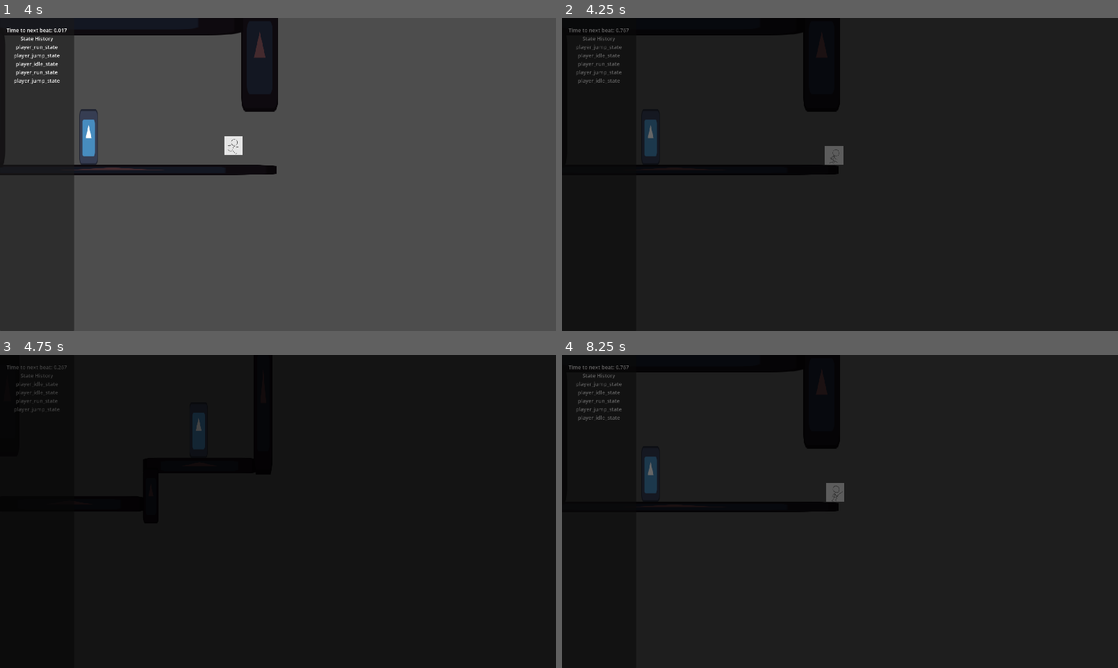
Above: before the commit, frames 1-4 (two rows, left to right).
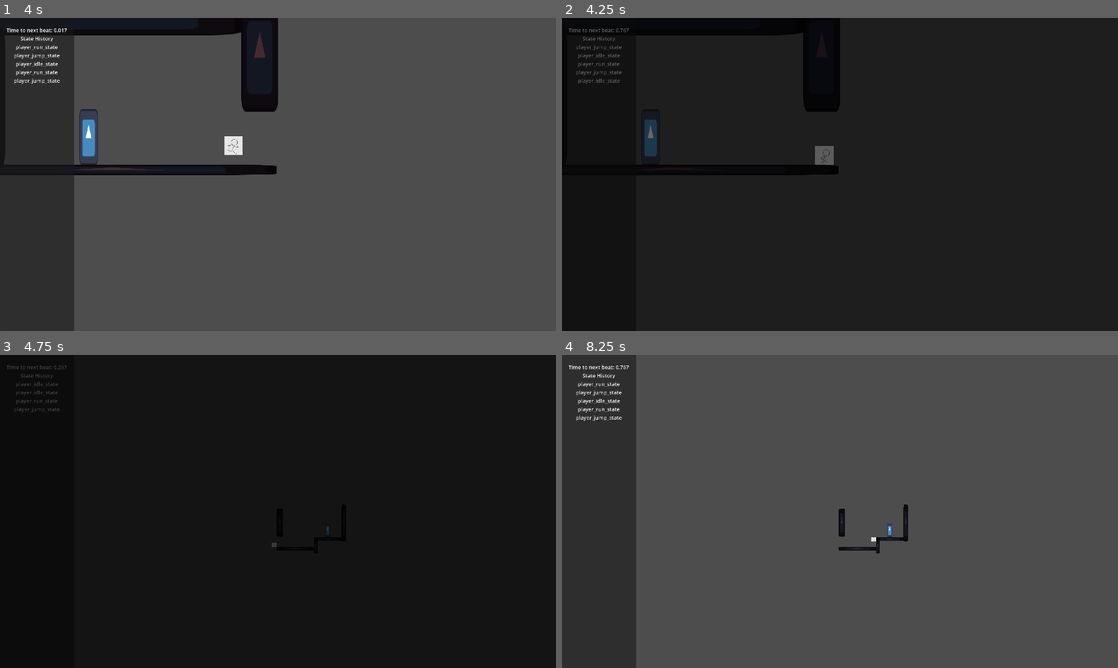
Above: after the commit, the same moments.

Repository: veggie-works/star-gazer
Game: Godot game, scene res://scenes/main.tscn
Same seed, same stepped clock (60 frames per second), same inputs: the game is played once before the commit and once after it. The engine's default icon, where the game draws it, is replaced by a stand-in: a white triangle on a blue panel in a dark square.
Inputs (mouse positions are in pixels of both pictures, inside the frame that each line leads up to):
- Up to frame 1 (4 s): click "Start" at 0.5 s; tap Enter at 1.25 s; move the mouse to (400, 158) at 1.27 s; hold Right (move_right) 1.28-2.03 s; hold Z (jump) 1.28-2.03 s; click (400, 158) at 1.42 s; move the mouse to (166, 190) at 2.02 s; hold Left (move_left) 2.03-2.78 s; tap X (attack) at 2.1 s; tap Z (jump) at 2.27, 2.3, 2.57, 3.05, 3.6, 3.77 s; move the mouse to (333, 105) at 2.77 s; hold Shift (dash) 2.78-3.53 s; hold Right (move_right) from 2.78 s (still down); move the mouse to (250, 237) at 3.52 s; click (250, 237) at 3.67 s
- Up to frame 2 (4.25 s): keep holding Right (move_right); tap Z (jump) at 4.07 s
- Up to frame 3 (4.75 s): move the mouse to (444, 558) at 4.27 s; release Right (move_right) at 4.28 s; hold Left (move_left) from 4.28 s (still down); hold X (attack) from 4.28 s (still down); tap Z (jump) at 4.52, 4.55 s
- Up to frame 4 (8.25 s): tap Z (jump) at 4.82, 5.27, 5.3, 5.57, 6.77, 6.8, 7.07, 7.52, 7.55, 7.82, 8.1 s; move the mouse to (673, 464) at 5.02 s; release X (attack) at 5.03 s; tap Shift (dash) at 5.1 s; move the mouse to (867, 511) at 5.77 s; hold Z (jump) 5.78-6.53 s; click (867, 511) at 5.92 s; move the mouse to (756, 433) at 6.52 s; release Left (move_left) at 6.53 s; hold Right (move_right) from 6.53 s (still down); tap X (attack) at 6.6 s; move the mouse to (962, 495) at 7.27 s; hold Shift (dash) 7.28-8.03 s; move the mouse to (728, 527) at 8.02 s; click (728, 527) at 8.17 s

Frame 1 is identical in both runs. In frame 2, 0.2% of the frame differs, in the area x 45-51%, y 40-47%; in frame 3, 0.3%; in frame 4, 99%, in the area x 0-100%, y 0-100%.

Commit message:
wall raycasts for wall jumping setup

Diff:
--- a/scenes/actors/grounded/grounded_actor.tscn
+++ b/scenes/actors/grounded/grounded_actor.tscn
@@ -29,3 +29,17 @@
 position = Vector2(64, 64)
 target_position = Vector2(0, 1)
 collision_mask = 2
+
+[node name="wall_raycasts" type="Node2D" parent="." index="6"]
+
+[node name="raycast0" type="RayCast2D" parent="wall_raycasts" index="0"]
+editor_description = "The 1st wall ray cast, used for wall jumping"
+position = Vector2(32, 0)
+target_position = Vector2(1, 0)
+collision_mask = 2
+
+[node name="raycast1" type="RayCast2D" parent="wall_raycasts" index="1"]
+editor_description = "The 2th wall ray cast, used for wall jumping"
+position = Vector2(-32, 0)
+target_position = Vector2(-1, 0)
+collision_mask = 2
--- a/scenes/levels/level_0.tscn
+++ b/scenes/levels/level_0.tscn
@@ -16,6 +16,7 @@
 scale = Vector2(1, 2.8)
 target_scene = "res://scenes/levels/level_1.tscn"
 target_name = "door_left"
+enter_direction = null
 
 [node name="save_point" parent="." index="2" instance=ExtResource("5_3qii8")]
 position = Vector2(306, 475)
--- a/scenes/levels/level_1.tscn
+++ b/scenes/levels/level_1.tscn
@@ -51,4 +51,7 @@
 shape = SubResource("RectangleShape2D_g5rkf")
 disabled = true
 
+[node name="Camera2D" type="Camera2D" parent="." index="8"]
+zoom = Vector2(0.25, 0.25)
+
 [connection signal="body_entered" from="jump_trigger" to="jump_trigger" method="_on_body_entered"]
--- a/scripts/actors/grounded/grounded_actor.gd
+++ b/scripts/actors/grounded/grounded_actor.gd
@@ -10,6 +10,9 @@
 
 ## Parent node of raycasts used to detect the ground
 @onready var ground_raycasts: Node2D = $ground_raycasts
+
+## Whether or not this actor is currently touching a wall
+@onready var wall_raycasts: Node2D = $wall_raycasts
 
 ## Emitted when the actor lands
 signal landed
@@ -41,6 +44,14 @@
 		if child is RayCast2D and child.is_colliding():
 			return true
 	return false
+
+## Check if the actor is colliding with a wall
+func is_colliding_with_wall() -> bool:
+	for child in wall_raycasts.get_children():
+		if child is RayCast2D and child.is_colliding():
+			return true
+	return false
+
 
 ## Perform a jump
 func jump(height: float) -> void:
--- a/scripts/actors/grounded/player/player.gd
+++ b/scripts/actors/grounded/player/player.gd
@@ -30,6 +30,9 @@
 	update_coyote_time()
 	super._process(delta)
 
+	if is_colliding_with_wall():
+		print("colliding with wall")
+
 func _input(event: InputEvent) -> void:
 	check_perfect_inputs(event)
 
